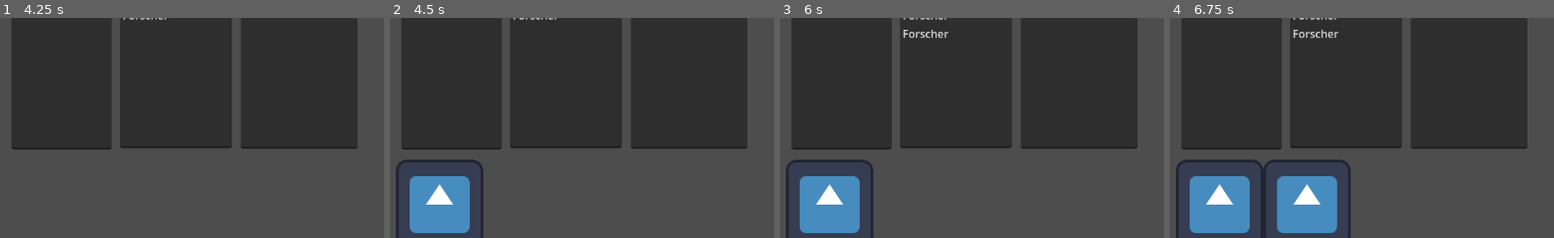
Above: before the commit, frames 1-4 (left to right).
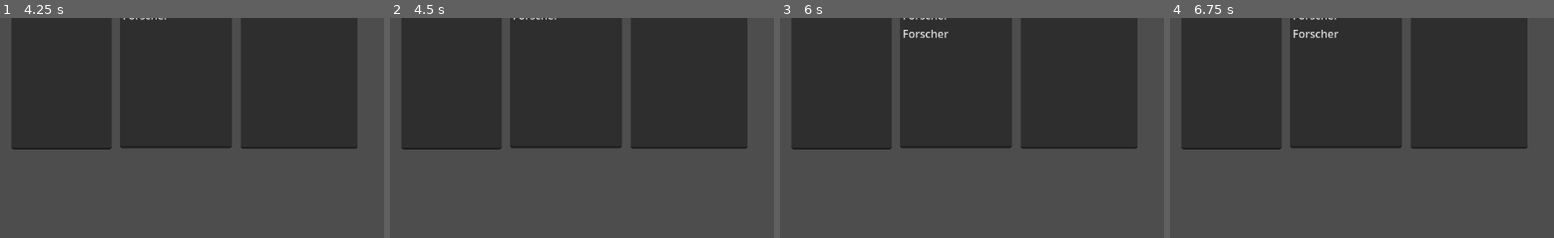
Above: after the commit, the same moments.

Repository: AdminL3/El-Dorado-Assistent
Game: Godot game, scene res://scenes/game.tscn
Same seed, same stepped clock (60 frames per second), same inputs: the game is played once before the commit and once after it. The engine's default icon, where the game draws it, is replaced by a stand-in: a white triangle on a blue panel in a dark square.
Inputs (mouse positions are % of the whole screen's width and height, from its top left):
- Up to frame 1 (4.25 s): click (39, 59) at 0.52 s; type "12" at 0.6 s; click "Play" at 1.25 s; click "Play" at 2 s; click "Buy:" at 2.75 s; click "Draw" at 3.5 s
- Up to frame 2 (4.5 s): click "Add card" at 4.25 s
- Up to frame 3 (6 s): click "Buy:" at 5 s; click "Draw" at 5.75 s
- Up to frame 4 (6.75 s): click "Add card" at 6.5 s
The pictures show only the part of the screen within x 0-50%, y 50-100%; the shares and areas given below are measured in that part.

Frame 1 is identical in both runs. In frame 2, 4.8% of the frame differs, in the area x 1-25%, y 64-100%; in frame 3, 4.8%; in frame 4, 9.7%, in the area x 1-47%, y 64-100%.
Error before the commit: Invalid access of index '6' on a base object of type: 'Array'. (res://scripts/manager.gd:184)
Error after the commit: Invalid operands 'Nil' and 'int' in operator '-'. (res://scripts/manager.gd:366)

Commit message:
Not yet working centering of the nodes
but getting there

Diff:
--- a/scripts/manager.gd
+++ b/scripts/manager.gd
@@ -220,7 +220,6 @@
 
 
 
-
 func _ready():
 	if OS.has_feature("dedicated_server"):
 		print("Starting dedicated server...")
@@ -355,11 +354,19 @@
 
 
 
+
+
 @onready var control = $Control
+var control_size #site of control node for centering
 var scene = preload("res://scenes/card.tscn")
-var next_position = Vector2(0, 0) # Starting position for the first card
-var offset = Vector2(128, 0) # Change this value to the width of your card
-
+var card_width = 128 # Width of each card
+var num_cards = 5 # Total number of cards to spawn
+var total_width = card_width * num_cards
+
+var start_x = (control_size - total_width) / 2 # Centering the cards
+
+var next_position = Vector2(start_x, 0) # Starting position for the first card
+var offset = Vector2(card_width, 0) # Change this value to the width of your card
 func _on_button_pressed():
 	var instance = scene.instantiate()
 	instance.position = next_position
